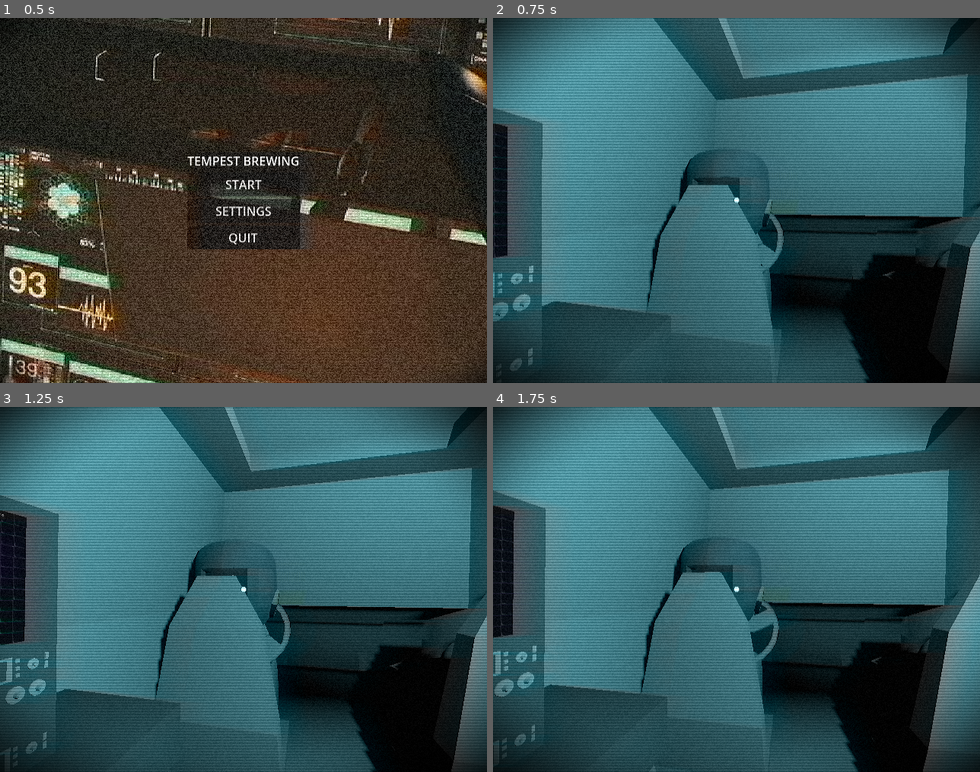
Above: before the commit, frames 1-4 (two rows, left to right).
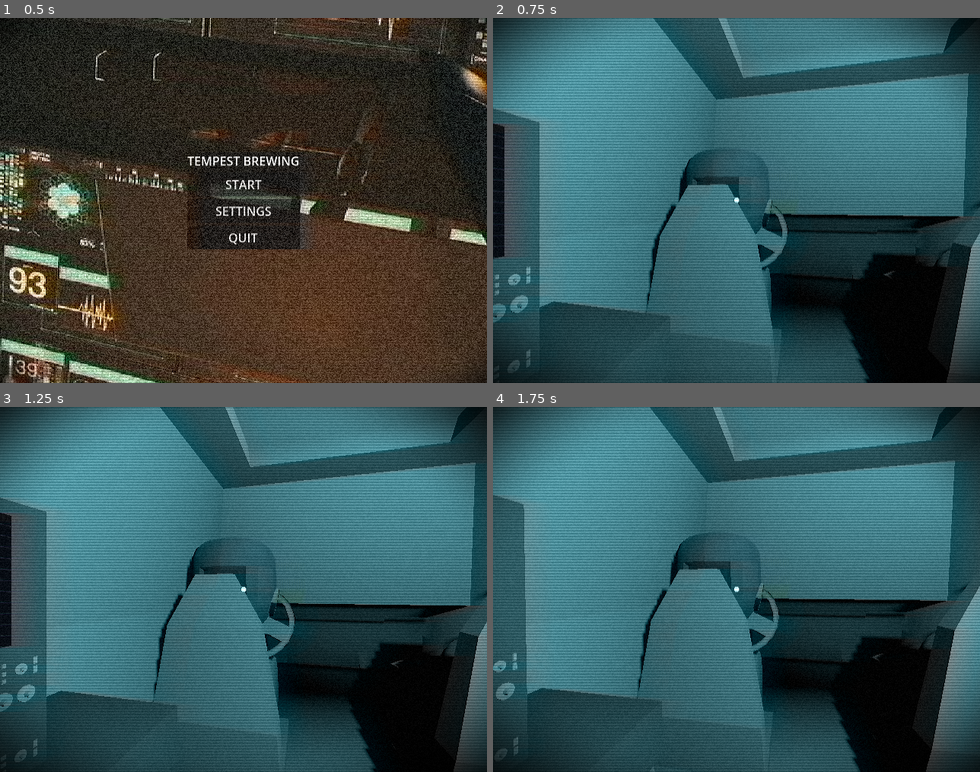
Above: after the commit, the same moments.

Repository: systemeffect/gwj92
Game: Godot game, scene res://scenes/main.tscn
Two runs of this game, one before a commit and one after it. Both use one fixed random seed, a clock stepped at 60 frames per second and the inputs below.
Inputs (mouse positions are in pixels of both pictures, inside the frame that each line leads up to):
- Up to frame 1 (0.5 s): no input
- Up to frame 2 (0.75 s): click "START" at 0.5 s
- Up to frame 3 (1.25 s): no input
- Up to frame 4 (1.75 s): move the mouse to (760, 589) at 1.27 s; click (760, 589) at 1.42 s

Frame 1 is identical in both runs. In frame 2, 2.0% of the frame differs, in the area x 0-100%, y 0-100%; in frame 3, 6.9%; in frame 4, 11%.

Commit message:
Steering Wheel! Start Animation and lil van bools
Also can start from the Level scene if desired and not crash when entering 2D scene

Diff:
--- a/City_Grid/van.gd
+++ b/City_Grid/van.gd
@@ -19,6 +19,8 @@
 var internal_map_van_enabled: bool = false
 var turn_direction: String = ""
 var is_turning: bool = false
+var is_currently_moving: bool = false
+var has_started_run: bool = false
 var direction_copy = DirectionList.directions
 
 @export var TURN_DURATION: float = 2
@@ -33,22 +35,28 @@
 	if internal_map_van_enabled == false:
 		# CityGrid Van
 		if current_axis == "x":
+			is_currently_moving = true
 			pos.x = lerp(pos.x, target_loc_x, VAN_SPEED * delta)
 			is_moving.emit()
 
 			if abs(pos.x - target_loc_x) < 0.5:
 				pos.x = target_loc_x
 				current_axis = ""
+				is_currently_moving = false
 				is_not_moving.emit()
 
 		elif current_axis == "y":
+			is_currently_moving = true
 			pos.y = lerp(pos.y, target_loc_y, VAN_SPEED * delta)
 			is_moving.emit()
 
 			if abs(pos.y - target_loc_y) < 0.5:
 				pos.y = target_loc_y
 				current_axis = ""
+				is_currently_moving = false
 				is_not_moving.emit()
+		else:
+			is_currently_moving = false
 
 		global_position = pos
 
@@ -57,22 +65,28 @@
 		VAN_SPEED = 4.0
 
 		if current_axis == "x":
+			is_currently_moving = true
 			pos.x = move_toward(pos.x, target_loc_x, VAN_SPEED * delta)
 			is_moving.emit()
 
-			if is_equal_approx(pos.x, target_loc_x):
+			if abs(pos.x - target_loc_x) < 0.5:
 				pos.x = target_loc_x
 				current_axis = ""
+				is_currently_moving = false
 				is_not_moving.emit()
 
 		elif current_axis == "y":
+			is_currently_moving = true
 			pos.y = move_toward(pos.y, target_loc_y, VAN_SPEED * delta)
 			is_moving.emit()
 
-			if is_equal_approx(pos.y, target_loc_y):
+			if abs(pos.y - target_loc_y) < 0.5:
 				pos.y = target_loc_y
 				current_axis = ""
+				is_currently_moving = false
 				is_not_moving.emit()
+		else:
+			is_currently_moving = false
 
 		global_position = pos
 
--- a/scenes/level.tscn
+++ b/scenes/level.tscn
@@ -75,6 +75,21 @@
 "values": [Vector3(0, 1.5707964, 0), Vector3(0, 1.5707964, -0.07853982), Vector3(0, 1.5707964, 0)]
 }
 
+[sub_resource type="Animation" id="Animation_wc255"]
+resource_name = "start"
+tracks/0/type = "value"
+tracks/0/imported = false
+tracks/0/enabled = true
+tracks/0/path = NodePath(".:rotation")
+tracks/0/interp = 1
+tracks/0/loop_wrap = true
+tracks/0/keys = {
+"times": PackedFloat32Array(0, 0.2, 0.4),
+"transitions": PackedFloat32Array(1, 1, 1),
+"update": 0,
+"values": [Vector3(0, 1.5707964, 0), Vector3(-0.036110863, 1.5707964, -1.5791425e-09), Vector3(0, 1.5707964, 0)]
+}
+
 [sub_resource type="Animation" id="Animation_olg7q"]
 resource_name = "stop"
 length = 1.5
@@ -112,6 +127,7 @@
 &"RESET": SubResource("Animation_2r41h"),
 &"left": SubResource("Animation_klq6b"),
 &"right": SubResource("Animation_b121j"),
+&"start": SubResource("Animation_wc255"),
 &"stop": SubResource("Animation_olg7q"),
 &"u_turn": SubResource("Animation_t1rx8")
 }
--- a/scripts/3D_Level.gd
+++ b/scripts/3D_Level.gd
@@ -17,7 +17,10 @@
 	#Grabbing Van Location and shit
 	van_grid_loc = city_grid.get_van_grid_coords()
 	van_global_loc = van.global_position
-	van_dir = van.direction_copy.back().move_direction
+	if van.direction_copy.back() == null:
+		van_dir = city_grid.find_child("ActionsUI").current_van_direction
+	else:
+		van_dir = van.direction_copy.back().move_direction
 	#clear the copy just to avoid anything growing
 	van.direction_copy.clear()
 
--- a/scripts/3Dvan.gd
+++ b/scripts/3Dvan.gd
@@ -5,11 +5,24 @@
 
 var grid_van: Node2D
 var current_anim: String = ""
+var run_started: bool = false
+
 
 func _ready() -> void:
 	grid_van = grid_screen.find_child("City_Grid").find_child("Van")
 
+
 func _process(delta: float) -> void:
+	if grid_van == null:
+		return
+
+	# Play start once, when movement actually begins
+	if !run_started and grid_van.is_currently_moving and !grid_van.is_turning:
+		run_started = true
+		play_anim("start")
+		return
+
+	# Turning animations
 	if grid_van.is_turning:
 		match grid_van.turn_direction:
 			"right":
@@ -19,7 +32,9 @@
 			"u-turn":
 				play_anim("u-turn")
 
-	elif grid_van.is_not_moving and DirectionList.directions.size() <= 0:
+	# End of run
+	elif run_started and !grid_van.is_currently_moving and DirectionList.directions.size() <= 0:
+		run_started = false
 		play_anim("stop")
 
 func play_anim(name: String):
--- a/scripts/steering_wheel.gd
+++ b/scripts/steering_wheel.gd
@@ -1,52 +1,31 @@
 extends Node3D
 
 @export var van_body: Node3D
-@export_enum("x", "y", "z") var wheel_axis: String = "z"
 
-# Main mapping
-@export var max_wheel_turn_degrees: float = 540.0
-@export var max_body_lean_degrees: float = 15.0
+@export var max_wheel_turn_degrees: float = 900.0
 
-# Spring / realism
-@export var spring_strength: float = 18.0
-@export var damping: float = 7.0
-@export var overshoot_scale: float = 0.35
+#How much body lean corresponds to full wheel turn
+@export var max_body_lean_degrees: float = 8.0
+
+#Smoothing for the wheel
+@export var wheel_follow_speed: float = 10.0
 
 var base_rotation: Vector3
-var wheel_angle: float = 0.0
-var wheel_velocity: float = 0.0
-var last_target_angle: float = 0.0
-
 
 func _ready() -> void:
 	base_rotation = rotation
-
 
 func _process(delta: float) -> void:
 	if van_body == null:
 		return
 
 	var body_lean_deg = rad_to_deg(van_body.rotation.z)
-	var lean_ratio = clamp(body_lean_deg / max_body_lean_degrees, 1.0, -1.0)
 
-	var target_angle = deg_to_rad(lean_ratio * max_wheel_turn_degrees)
+	var lean_ratio = clamp(body_lean_deg / max_body_lean_degrees, -1.0, 1.0)
 
-	# Add a little "push" based on how fast the target is changing.
-	# This helps create the overshoot feeling.
-	var target_velocity = (target_angle - last_target_angle) / max(delta, 0.0001)
-	last_target_angle = target_angle
+	#Apparently this is the only way to make it not spin backwards
+	lean_ratio *= -1.0
 
-	var spring_force = (target_angle - wheel_angle) * spring_strength
-	var overshoot_force = target_velocity * overshoot_scale
-	var damping_force = -wheel_velocity * damping
+	var target_turn_rad = deg_to_rad(lean_ratio * max_wheel_turn_degrees)
 
-	wheel_velocity += (spring_force + overshoot_force + damping_force) * delta
-	wheel_angle += wheel_velocity * delta
-
-	match wheel_axis:
-		"x":
-			rotation = Vector3(base_rotation.x + wheel_angle, base_rotation.y, base_rotation.z)
-		"y":
-			rotation = Vector3(base_rotation.x, base_rotation.y + wheel_angle, base_rotation.z)
-		"z":
-			rotation = Vector3(base_rotation.x, base_rotation.y, base_rotation.z + wheel_angle)
+	rotation.z = lerp(rotation.z, base_rotation.z + target_turn_rad, wheel_follow_speed * delta)
